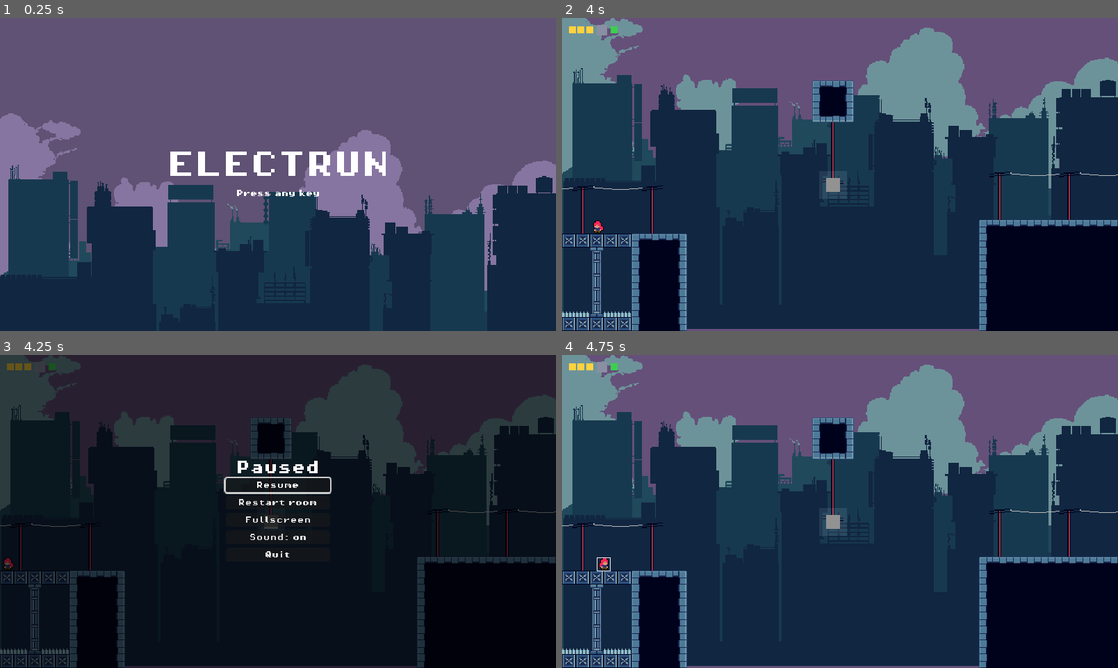
Above: before the commit, frames 1-4 (two rows, left to right).
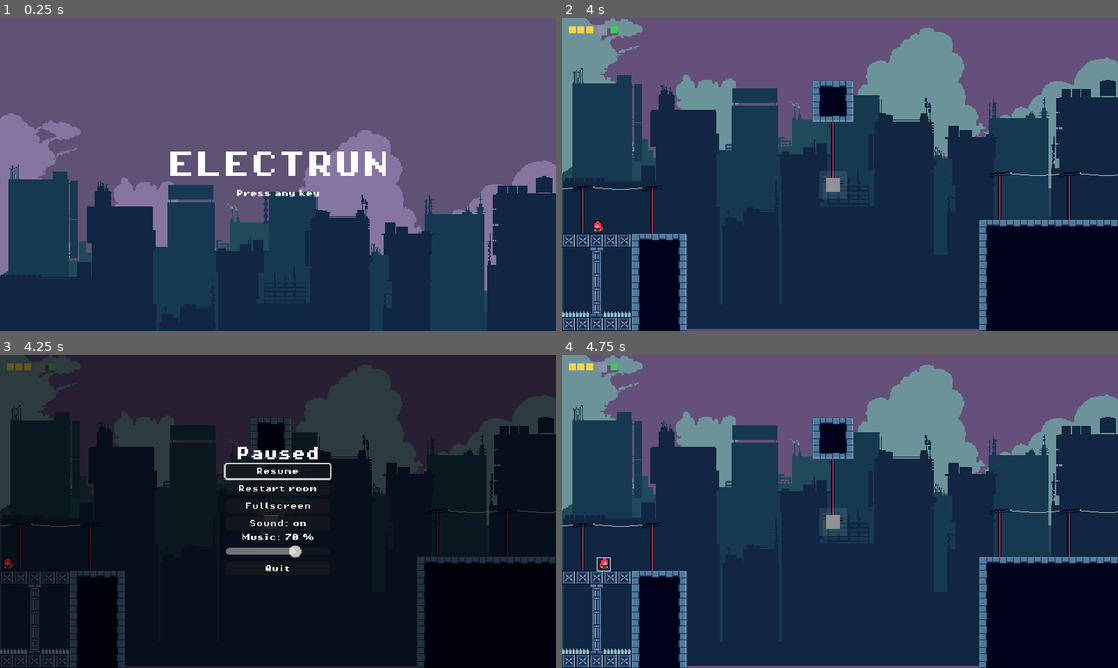
Above: after the commit, the same moments.

Repository: Pat-Rosander/TRI10NWARE
Game: Godot game, scene res://world/main.tscn
Same seed, same stepped clock (60 frames per second), same inputs: the game is played once before the commit and once after it.
Inputs (mouse positions are in pixels of both pictures, inside the frame that each line leads up to):
- Up to frame 1 (0.25 s): no input
- Up to frame 2 (4 s): tap Enter at 0.5 s; move the mouse to (962, 158) at 0.52 s; hold Right (move_right) 0.53-1.28 s; tap X (dash) at 0.6, 3.6 s; click (962, 158) at 0.67 s; tap Space (jump) at 0.77, 1.52, 3.02, 3.5, 3.77 s; move the mouse to (728, 190) at 1.27 s; hold Down (move_down) 1.28-2.03 s; tap Z (switch) at 1.35 s; move the mouse to (895, 105) at 2.02 s; hold Right (move_right) 2.03-2.78 s; tap C at 2.1 s; move the mouse to (812, 237) at 2.77 s; hold Up (move_up) 2.78-3.53 s; tap Q at 2.85 s; click (812, 237) at 2.92 s; move the mouse to (1006, 221) at 3.52 s; hold Left (move_left) from 3.53 s (still down)
- Up to frame 3 (4.25 s): keep holding Left (move_left); tap Escape (pause) at 4.15 s
- Up to frame 4 (4.75 s): release Left (move_left) at 4.25 s; click "Restart room" at 4.25 s

Frames 1-2 are identical in both runs. In frame 3, 1.9% of the frame differs, in the area x 40-60%, y 29-70%; in frame 4, nothing differs.

Commit message:
M3 step 7: Music and volume
Co-Authored-By: Claude Opus 5.5 <noreply@anthropic.com>

Diff:
--- a/game/config/tuning.tres
+++ b/game/config/tuning.tres
@@ -50,4 +50,5 @@
 inactive_platform_alpha = 0.35
 glow_hint_alpha = 0.3
 stick_deadzone = 0.2
+music_volume = 0.7
 trace_memory_limit = 100000
--- a/game/config/tuning_data.gd
+++ b/game/config/tuning_data.gd
@@ -75,5 +75,8 @@
 @export_group("Input")
 @export var stick_deadzone: float
 
+@export_group("Audio")
+@export var music_volume: float
+
 @export_group("Trace")
 @export var trace_memory_limit: int
--- a/game/tests/unit/test_feedback.gd
+++ b/game/tests/unit/test_feedback.gd
@@ -1,7 +1,9 @@
 # Tests Sfx and Effects through the real main scene and Level 1: the charged_dash memory (a
 # ground refill, a dash, a respawn or a room_enter clears it); exactly one countdown tick per
 # shown second; identical traces with and without both nodes; pools that never grow across
-# deaths; and one check per other sound and effect. Serves AC V-04 (owner, M3 step 5).
+# deaths; and one check per other sound and effect. Serves AC V-04 (owner, M3 step 5). Also the
+# music: it starts on the title's dismissal and never stops, and the pause menu's slider sets
+# the Music bus (owner, M3 step 7).
 extends TestCase
 
 const MAIN_SCENE: PackedScene = preload("res://world/main.tscn")
@@ -9,6 +11,7 @@
 const SfxScript: GDScript = preload("res://audio/sfx.gd")
 const EffectsScript: GDScript = preload("res://world/effects.gd")
 const HudScript: GDScript = preload("res://ui/hud.gd")
+const PauseMenuScript: GDScript = preload("res://ui/pause_menu.gd")
 
 var _main: Node
 var _world: WorldScript
@@ -211,6 +214,76 @@
 	assert_true(AudioServer.get_bus_index(&"Music") >= 0, "the Music bus exists")
 	for child: Node in _sfx.get_children():
 		assert_eq((child as AudioStreamPlayer).bus, &"SFX", "%s is on SFX" % child.name)
+
+
+# --- music (M3 step 7) ---
+
+func test_music_starts_on_title_dismissal_and_not_before() -> void:
+	_setup_on_title()
+	var music: AudioStreamPlayer = _main.get_node("Music") as AudioStreamPlayer
+	assert_eq(music.bus, &"Music", "on the Music bus")
+	assert_eq(music.process_mode, Node.PROCESS_MODE_ALWAYS, "process mode Always")
+	assert_eq(music.stream.resource_path, "res://audio/music/electrun_theme_1.mp3", "the owner's track")
+	assert_true((music.stream as AudioStreamMP3).loop, "looped by its import settings")
+	assert_false(music.autoplay, "no autoplay")
+	assert_false(music.playing, "silent on the title")
+	_dismiss_title()
+	assert_true(music.playing, "the start key starts the music")
+
+
+func test_music_keeps_playing_through_death_pause_and_replay() -> void:
+	_setup_on_title()
+	var music: AudioStreamPlayer = _main.get_node("Music") as AudioStreamPlayer
+	var pause: PauseMenuScript = _main.get_node("PauseMenu") as PauseMenuScript
+	_dismiss_title()
+	var started: AudioStreamPlayback = music.get_stream_playback()
+	_die_and_respawn()
+	assert_true(music.playing, "still playing after a death and respawn")
+	pause.open()
+	assert_true(_main.get_tree().paused, "the menu paused the tree")
+	assert_true(music.playing and music.can_process(), "still playing while paused")
+	pause.resume()
+	assert_true(music.playing, "still playing after resume")
+	var goal: GoalZone = _world._goals[0]
+	_player.respawn(Vector2i(roundi(goal.position.x + goal.width_px / 2.0), roundi(goal.position.y)),
+			_player.mover.grid)
+	_run(1)
+	assert_eq(_world.play_state, WorldScript.PlayState.COMPLETE, "standing on the goal completes")
+	assert_true(music.playing, "still playing on the completion screen")
+	_world.replay()
+	assert_eq(_count("room_enter"), 2, "replay rebuilt the room")
+	assert_true(music.playing, "still playing after the rebuild")
+	assert_eq(music.get_stream_playback(), started, "never restarted")
+
+
+func test_music_volume_starts_at_tuning() -> void:
+	_setup_on_title()
+	var slider: HSlider = _main.get_node("PauseMenu").get_node("%MusicVolume") as HSlider
+	var bus: int = AudioServer.get_bus_index(&"Music")
+	assert_eq(Tuning.data.music_volume, 0.7, "the tuning default")
+	assert_eq(slider.value, 70.0, "the slider starts at music_volume")
+	assert_false(AudioServer.is_bus_mute(bus), "the Music bus is on")
+	assert_near(AudioServer.get_bus_volume_db(bus), linear_to_db(0.7), 0.001, "at 70 %")
+
+
+func test_slider_sets_the_music_bus_and_zero_mutes_it() -> void:
+	_setup_on_title()
+	var slider: HSlider = _main.get_node("PauseMenu").get_node("%MusicVolume") as HSlider
+	var label: Label = _main.get_node("PauseMenu").get_node("%MusicLabel") as Label
+	var bus: int = AudioServer.get_bus_index(&"Music")
+	var master: int = AudioServer.get_bus_index(&"Master")
+	var master_db: float = AudioServer.get_bus_volume_db(master)
+	slider.value = 50.0
+	assert_near(AudioServer.get_bus_volume_db(bus), linear_to_db(0.5), 0.001, "50 % reaches the bus")
+	assert_eq(label.text, "Music: 50 %", "the label follows")
+	slider.value = 0.0
+	assert_true(AudioServer.is_bus_mute(bus), "0 mutes the Music bus")
+	slider.value = 100.0
+	assert_false(AudioServer.is_bus_mute(bus), "above 0 unmutes it")
+	assert_near(AudioServer.get_bus_volume_db(bus), 0.0, 0.001, "100 % is 0 dB")
+	assert_false(AudioServer.is_bus_mute(master), "Master is never muted by the slider")
+	assert_eq(AudioServer.get_bus_volume_db(master), master_db, "or changed")
+	slider.value = Tuning.data.music_volume * 100.0
 
 
 # --- the effects, one check each ---
@@ -291,6 +364,25 @@
 	_world.start()
 
 
+# A main scene on its title screen, its World reading a ScriptedInputSource once started.
+func _setup_on_title() -> void:
+	Trace.begin_session(true)
+	_main = add_node(MAIN_SCENE.instantiate())
+	_world = _main.get_node("World") as WorldScript
+	_player = _main.get_node("World/Player") as Player
+	_input = add_node(ScriptedInputSource.new()) as ScriptedInputSource
+	_world.set_input_source(_input)
+
+
+# A key press reaching the title overlay, as in test_play_loop.
+func _dismiss_title() -> void:
+	var key: InputEventKey = InputEventKey.new()
+	key.physical_keycode = KEY_A
+	key.pressed = true
+	_main.get_node("TitleOverlay").call(&"_unhandled_input", key)
+	assert_eq(_world.play_state, WorldScript.PlayState.PLAYING, "the title started play")
+
+
 # Switches, runs, jumps, dashes, dies by countdown and respawns, and returns every event,
 # without the session header.
 func _scripted_run(with_feedback: bool) -> Array[Dictionary]:
--- a/game/tests/unit/test_trace.gd
+++ b/game/tests/unit/test_trace.gd
@@ -21,7 +21,7 @@
 	assert_eq(data["target"], OS.get_name(), "target")
 	assert_eq(data["tick_rate"], 60, "tick_rate")
 	var tuning: Dictionary = data["tuning"]
-	assert_eq(tuning.size(), 49, "every tuning field")
+	assert_eq(tuning.size(), 50, "every tuning field")
 	assert_eq(tuning["coyote_s"], 0.1, "a tuning value")
 
 
--- a/game/tests/unit/test_tuning.gd
+++ b/game/tests/unit/test_tuning.gd
@@ -56,6 +56,7 @@
 	"inactive_platform_alpha": 0.35,
 	"glow_hint_alpha": 0.3,
 	"stick_deadzone": 0.2,
+	"music_volume": 0.7,
 	"trace_memory_limit": 100000,
 }
 
--- a/game/ui/pause_menu.gd
+++ b/game/ui/pause_menu.gd
@@ -1,6 +1,7 @@
 # The pause menu: pauses and unpauses the scene tree, which stops World's ticks and so freezes the
 # countdown. Resume marks inputs stale; Restart room is a death with cause restart. Fullscreen,
-# Sound on/off, and Quit (hidden on web). Serves AC R-04, D-07.
+# Sound on/off (mutes Master), a session-only Music volume slider (the Music bus, starting at
+# music_volume), and Quit (hidden on web). Serves AC R-04, D-07.
 extends CanvasLayer
 
 const WorldScript := preload("res://world/world.gd")
@@ -15,6 +16,8 @@
 @onready var _restart: Button = %Restart
 @onready var _fullscreen: Button = %Fullscreen
 @onready var _sound: Button = %Sound
+@onready var _music_label: Label = %MusicLabel
+@onready var _music_volume: HSlider = %MusicVolume
 @onready var _quit: Button = %Quit
 
 
@@ -24,9 +27,22 @@
 	_restart.pressed.connect(_on_restart)
 	_fullscreen.pressed.connect(_on_fullscreen)
 	_sound.pressed.connect(_on_sound)
+	_music_volume.value_changed.connect(_on_music_volume)
 	_quit.pressed.connect(_on_quit)
 	_quit.visible = not OS.has_feature("web")
 	_show_sound_state()
+	# Set before the first open, so the track starts at music_volume. Nothing is saved to disk.
+	_music_volume.set_value_no_signal(Tuning.data.music_volume * 100.0)
+	_on_music_volume(_music_volume.value)
+
+
+## Sets the Music bus to [param linear] (0 to 1); 0 mutes it. Master, and so Sound on/off, is
+## left alone.
+static func set_music_volume(linear: float) -> void:
+	var bus: int = AudioServer.get_bus_index(&"Music")
+	AudioServer.set_bus_mute(bus, linear <= 0.0)
+	if linear > 0.0:
+		AudioServer.set_bus_volume_db(bus, linear_to_db(linear))
 
 
 ## Pauses the tree and shows the menu. Only while World's ticks run (not on the title or
@@ -64,6 +80,11 @@
 	_show_sound_state()
 
 
+func _on_music_volume(percent: float) -> void:
+	set_music_volume(percent / 100.0)
+	_music_label.text = "Music: %d %%" % roundi(percent)
+
+
 func _on_quit() -> void:
 	quit_game.call()
 
--- a/game/ui/pause_menu.tscn
+++ b/game/ui/pause_menu.tscn
@@ -26,9 +26,9 @@
 anchor_right = 0.5
 anchor_bottom = 0.5
 offset_left = -60.0
-offset_top = -70.0
+offset_top = -84.0
 offset_right = 60.0
-offset_bottom = 70.0
+offset_bottom = 84.0
 grow_horizontal = 2
 grow_vertical = 2
 alignment = 1
@@ -60,6 +60,20 @@
 layout_mode = 2
 text = "Sound: on"
 
+[node name="MusicLabel" type="Label" parent="Root/Center"]
+unique_name_in_owner = true
+layout_mode = 2
+text = "Music: 70 %"
+horizontal_alignment = 1
+
+[node name="MusicVolume" type="HSlider" parent="Root/Center"]
+unique_name_in_owner = true
+layout_mode = 2
+max_value = 100.0
+step = 1.0
+custom_step = 10.0
+value = 70.0
+
 [node name="Quit" type="Button" parent="Root/Center"]
 unique_name_in_owner = true
 layout_mode = 2
--- a/game/ui/title_overlay.gd
+++ b/game/ui/title_overlay.gd
@@ -3,6 +3,10 @@
 # World; browsers need that gesture before they play audio, and World marks inputs stale so the
 # start key never becomes a jump. Serves AC D-04, D-07, V-02.
 extends CanvasLayer
+
+## Emitted once the start key or click has hidden the overlay and started World. Main starts
+## the music on it, inside the browser's audio gesture.
+signal dismissed
 
 const WorldScript := preload("res://world/world.gd")
 
@@ -27,6 +31,7 @@
 	get_viewport().set_input_as_handled()
 	hide()
 	world.start()
+	dismissed.emit()
 
 
 # A fresh key, mouse button or (off the web) gamepad button press; fullscreen and the debug
--- a/game/world/main.gd
+++ b/game/world/main.gd
@@ -1,6 +1,7 @@
 # Main, the persistent game screen: command-line flags, debug tools, window size, fullscreen, pause
-# on the pause key and on focus loss, wiring the overlays, and saving the trace on quit in debug
-# runs. Keeps app-level concerns out of the simulation. Serves AC V-01, D-05, D-07, R-04.
+# on the pause key and on focus loss, wiring the overlays, starting the music when the title is
+# dismissed, and saving the trace on quit in debug runs. Keeps app-level concerns out of the
+# simulation. Serves AC V-01, D-05, D-07, R-04.
 extends Node
 
 const WorldScript := preload("res://world/world.gd")
@@ -25,6 +26,7 @@
 @onready var _title: TitleOverlayScript = $TitleOverlay
 @onready var _pause_menu: PauseMenuScript = $PauseMenu
 @onready var _completion: CompletionOverlayScript = $CompletionOverlay
+@onready var _music: AudioStreamPlayer = $Music
 
 
 func _ready() -> void:
@@ -42,6 +44,7 @@
 	_size_window()
 	# The title overlay starts World on the first key or click.
 	_title.world = _world
+	_title.dismissed.connect(_start_music)
 	_completion.world = _world
 	_pause_menu.world = _world
 	_pause_menu.toggle_fullscreen = toggle_fullscreen
@@ -97,6 +100,14 @@
 		DisplayServer.window_set_mode(DisplayServer.WINDOW_MODE_FULLSCREEN)
 
 
+# The music starts on the title's key or click, the gesture browsers need before audio, and then
+# never stops: Music sits outside World and processes Always, so deaths, rebuilds and pause leave
+# it alone.
+func _start_music() -> void:
+	if not _music.playing:
+		_music.play()
+
+
 func _notification(what: int) -> void:
 	if what == NOTIFICATION_WM_CLOSE_REQUEST:
 		_save_trace_if_debug()
--- a/game/world/main.tscn
+++ b/game/world/main.tscn
@@ -12,6 +12,7 @@
 [ext_resource type="Script" path="res://world/flow_presentation.gd" id="10_flow"]
 [ext_resource type="Script" path="res://world/effects.gd" id="11_effects"]
 [ext_resource type="Script" path="res://audio/sfx.gd" id="12_sfx"]
+[ext_resource type="AudioStream" uid="uid://co6sscfvqv55m" path="res://audio/music/electrun_theme_1.mp3" id="13_music"]
 
 [node name="Main" type="Node"]
 process_mode = 3
@@ -43,6 +44,11 @@
 script = ExtResource("12_sfx")
 player = NodePath("../World/Player")
 
+[node name="Music" type="AudioStreamPlayer" parent="."]
+process_mode = 3
+stream = ExtResource("13_music")
+bus = &"Music"
+
 [node name="TitleOverlay" parent="." instance=ExtResource("7_title")]
 
 [node name="CompletionOverlay" parent="." instance=ExtResource("9_complete")]
Not shown, changed: game/audio/music/electrun_theme_1.mp3.import
Not shown: 1 places in game/world/main.tscn that only renumber resources
Not shown, changed: docs/build_journal.md
Not shown, changed: docs/decision_log.md
